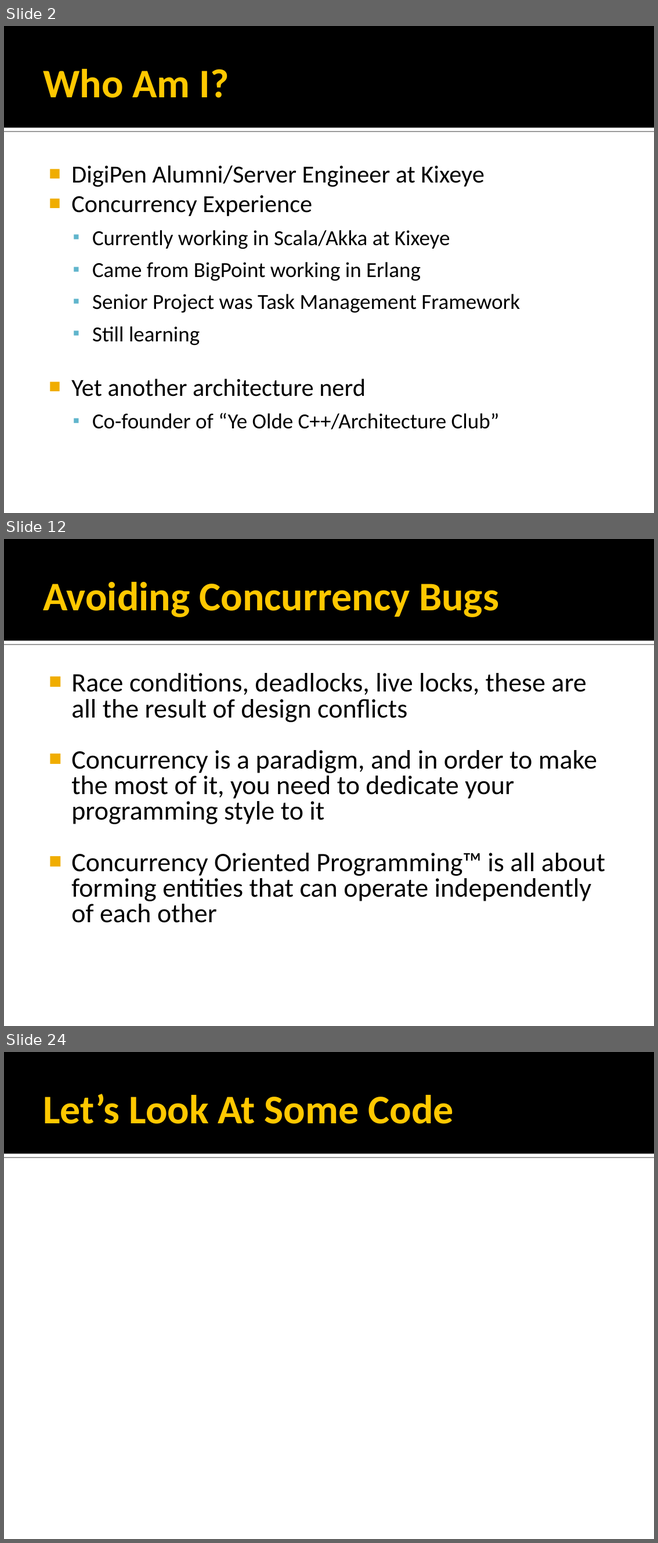
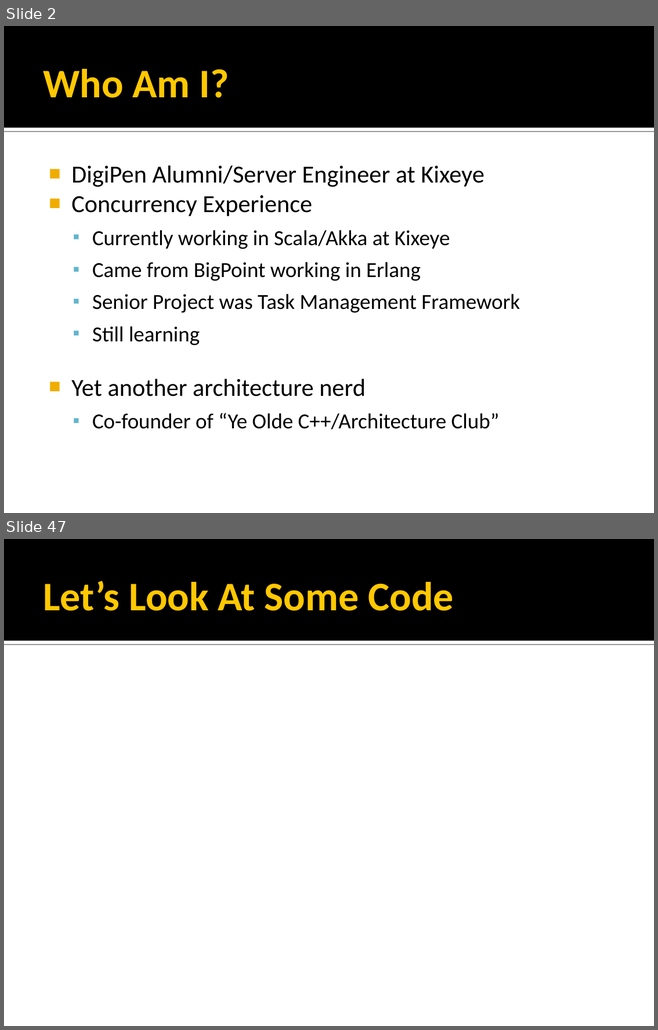
Before and after one commit to rmeisler/example_code, a slide deck: Concurrency Strategies.ppt. Shown one above the other, each under a label of ours: slides 2, 12 and 24 before the commit, slides 2 and 47 after it; the slides between them are not shown. The pictures are 658x1543 and 658x1030 pixels, drawn with LibreOffice and Linux fonts; fonts in the diff are those of the drawing. Boxes give left, top, right and bottom in pixels: in the first picture for what was removed or moved away, otherwise in the second. Text is boxed around its words. In the diff, an @@ line names an element or a change of style, - is before the commit and + after.

```diff
--- a/Concurrency Strategies.ppt
+++ b/Concurrency Strategies.ppt
@@ slide 12 removed at (4,539,654,1026), background #FFFFFF; not listed: 2 template elements that a slide beside it also shows @@
@@ title removed at (43,582,499,617) @@
-Avoiding Concurrency Bugs
@@ text removed at (71,673,605,923) @@
-■ Race conditions, deadlocks, live locks, these are all the result of design conflicts
-■ Concurrency is a paradigm, and in order to make the most of it, you need to dedicate your programming style to it
-■ Concurrency Oriented Programming™ is all about forming entities that can operate independently of each other
@@ what was slide 24 is now slide 47 @@
```
Also in this commit, not shown: 3 slides changed, 42 slides added, 18 other slides removed, 17 other files.
